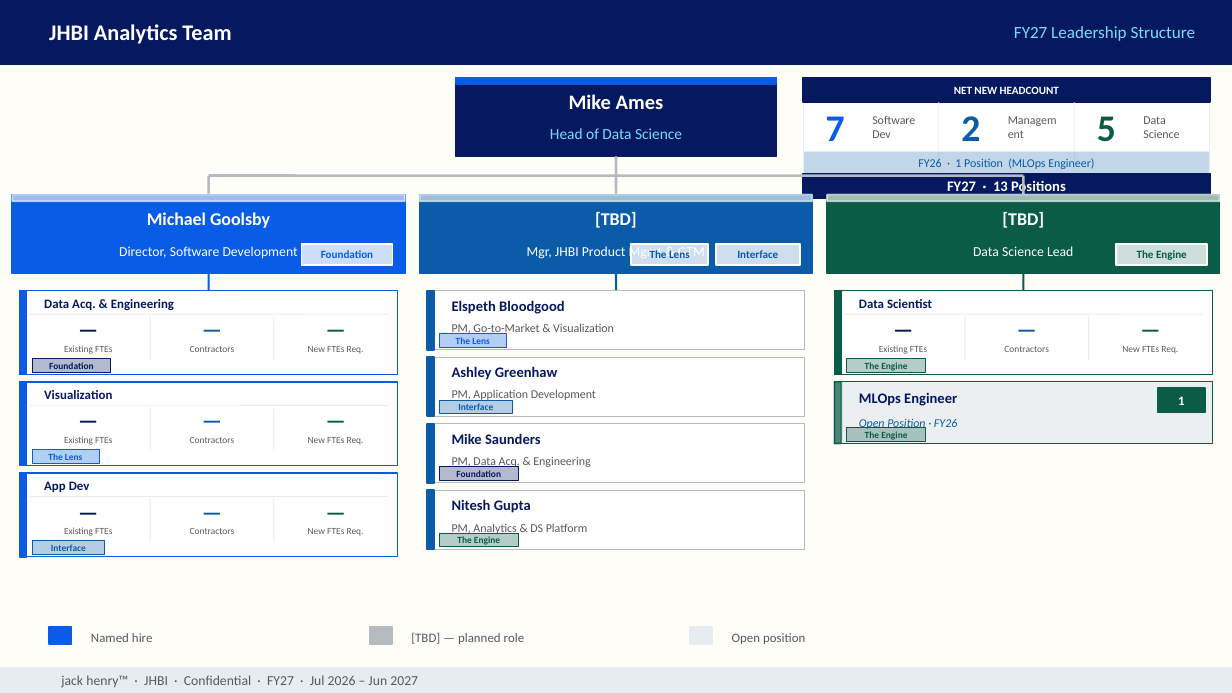
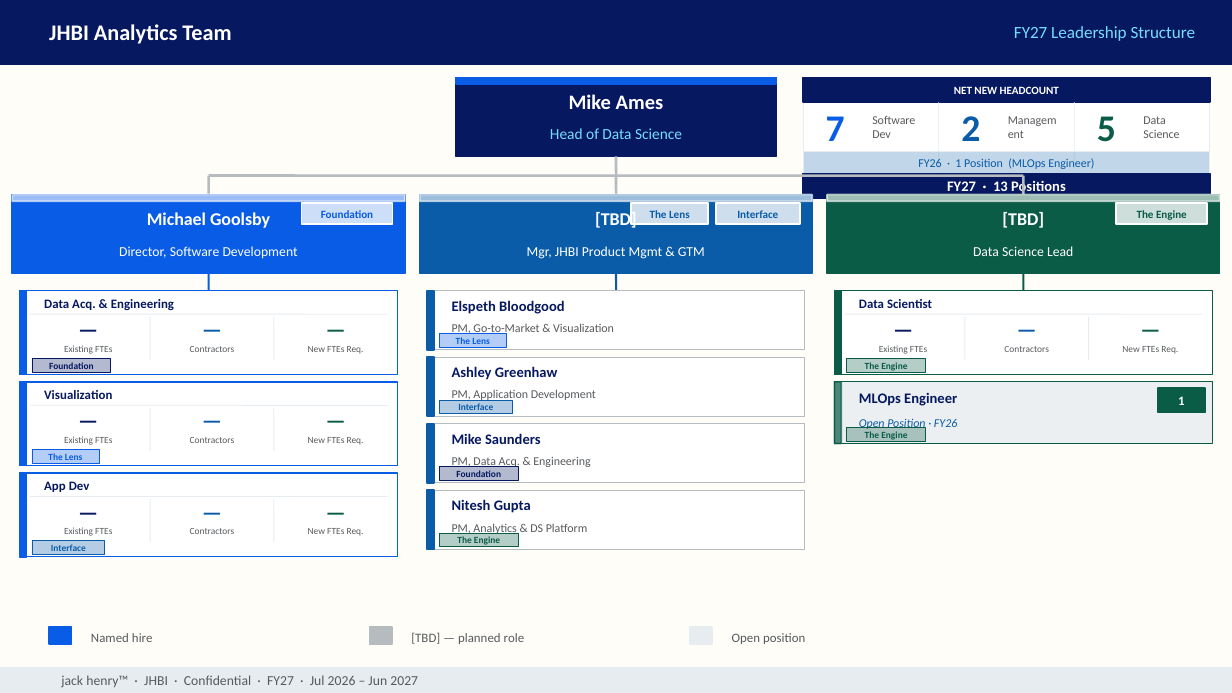
Before and after one commit to MonkeyWrenchGang/jhai_presentations, a slide deck: slide 3 of jhbi-roadmap-2026.pptx. Drawn at 1232x693 pixels with LibreOffice and Linux fonts; fonts in the diff are those of the drawing. Boxes give left, top, right and bottom in pixels: in the first picture for what was removed or moved away, otherwise in the second. Text is boxed around its words. In the diff, an @@ line names an element or a change of style, - is before the commit and + after.

Commit message:
Slide 3: pillar chips moved to upper-right of each L2 manager box

```diff
--- a/jhbi-roadmap-2026.pptx
+++ b/jhbi-roadmap-2026.pptx
@@ 4 texts, 4 rectangles moved together from (x1=302, y1=244, x2=1207, y2=265) to (x1=302, y1=203, x2=1207, y2=224) @@
```
